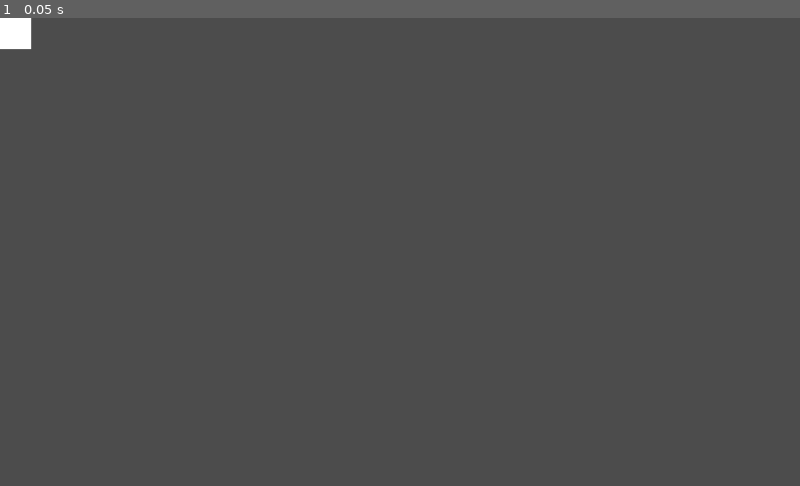
Above: before the commit, frame 1.
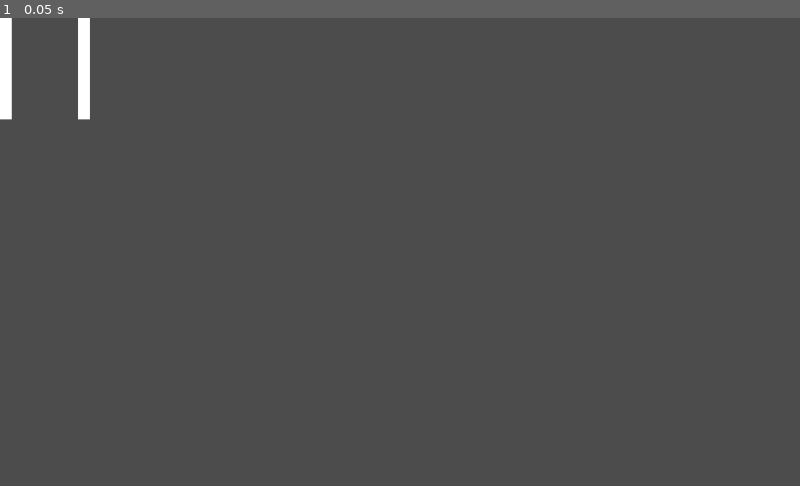
Above: after the commit, the same moment.

Repository: vitran96/gamedev-journey
Game: Godot game, scene res://main.tscn
Same seed, same stepped clock (60 frames per second), same inputs: the game is played once before the commit and once after it.
Inputs:
- Up to frame 1 (0.05 s): no input

The runs differ from the first frame. In frame 1, 0.7% of the frame differs, in the area x 0-12%, y 0-22%.

Commit message:
backup editor script to support assign resource

Diff:
--- /dev/null
+++ b/editor_scripts/assign_resources.gd
@@ -0,0 +1,39 @@
+tool
+extends EditorScript
+
+const player_scene := preload("res://player.tscn")
+
+func _run():
+	if not Engine.editor_hint:
+		print("This script only run once to init resource")
+		return
+
+	var scene := get_scene()
+
+	if scene.name != "GameScreen":
+		print("This script only work with Main game screen")
+		return
+
+	var children := scene.get_children()
+
+	# Delete player node
+	for child in children:
+		if child is Player:
+			scene.remove_child(child)
+			child.queue_free()
+
+	# Add new player node
+	var player1: Node2D = player_scene.instance()
+	player1.name = "Player1"
+	scene.add_child(player1)
+	player1.owner = scene
+	player1.position = Vector2(0, 0)
+
+
+	var player2 := player_scene.instance()
+	player2.name = "Player2"
+	scene.add_child(player2)
+	player2.owner = scene
+	player2.position = Vector2(100, 0)
+
+	print("Players added to GameScreen.")
--- /dev/null
+++ b/editor_scripts/resize_player.gd
@@ -0,0 +1,18 @@
+tool
+extends EditorScript
+
+const player_scene := preload("res://player.tscn")
+
+func _run():
+	if not Engine.editor_hint:
+		print("This script only run once to init resource")
+		return
+
+	var scene := get_scene()
+
+	if scene.name != "Player":
+		print("This script only work with Player screen")
+		return
+
+	print(ProjectSettings.get_setting("display/window/size/window_height_override"))
+	print(ProjectSettings.get_setting("display/window/size/window_width_override"))
--- a/main.tscn
+++ b/main.tscn
@@ -1,7 +1,13 @@
-[gd_scene load_steps=2 format=2]
+[gd_scene load_steps=3 format=2]
 
-[ext_resource path="res://slap.tscn" type="PackedScene" id=1]
+[ext_resource path="res://player.gd" type="Script" id=1]
+[ext_resource path="res://player.tscn" type="PackedScene" id=2]
 
-[node name="Node2D" type="Node2D"]
+[node name="GameScreen" type="Node2D"]
 
-[node name="Slap" parent="." instance=ExtResource( 1 )]
+[node name="Player1" type="Node2D" parent="." instance=ExtResource( 2 )]
+script = ExtResource( 1 )
+
+[node name="Player2" type="Node2D" parent="." instance=ExtResource( 2 )]
+position = Vector2( 100, 0 )
+script = ExtResource( 1 )
--- /dev/null
+++ b/player.gd
@@ -0,0 +1,19 @@
+extends Node
+class_name Player
+
+
+# Declare member variables here. Examples:
+# var a: int = 2
+# var b: String = "text"
+
+
+# Called when the node enters the scene tree for the first time.
+func _ready() -> void:
+	pass # Replace with function body.
+
+
+func set_width(w: int) -> void:
+	$ColorRect.rect_size.x = w
+
+func set_height(h: int) -> void:
+	$ColorRect.rect_size.y = h
--- /dev/null
+++ b/player.tscn
@@ -0,0 +1,13 @@
+[gd_scene load_steps=2 format=2]
+
+[ext_resource path="res://player.gd" type="Script" id=1]
+
+[node name="Player" type="Node2D"]
+script = ExtResource( 1 )
+
+[node name="ColorRect" type="ColorRect" parent="."]
+margin_right = 15.0
+margin_bottom = 130.0
+__meta__ = {
+"_edit_use_anchors_": false
+}
--- a/project.godot
+++ b/project.godot
@@ -8,9 +8,14 @@
 
 config_version=4
 
-_global_script_classes=[  ]
+_global_script_classes=[ {
+"base": "Node",
+"class": "Player",
+"language": "GDScript",
+"path": "res://player.gd"
+} ]
 _global_script_class_icons={
-
+"Player": ""
 }
 
 [application]
@@ -19,6 +24,14 @@
 run/main_scene="res://main.tscn"
 config/icon="res://icon.png"
 
+[editor_plugins]
+
+enabled=PoolStringArray( "terminal" )
+
+[gdnative]
+
+singletons=[  ]
+
 [rendering]
 
 environment/default_environment="res://default_env.tres"
--- a/slap.tscn
+++ /dev/null
@@ -1,10 +0,0 @@
-[gd_scene format=2]
-
-[node name="Slap" type="Node2D"]
-
-[node name="ColorRect" type="ColorRect" parent="."]
-margin_right = 40.0
-margin_bottom = 40.0
-__meta__ = {
-"_edit_use_anchors_": false
-}
Not shown, added: addons/terminal/dock.tscn
Not shown, added: addons/terminal/plugin.cfg
Not shown, added: addons/terminal/plugin.gd
Not shown, added: addons/terminal/previews/.gdignore
Binary file added: addons/terminal/previews/godot_preview_terminal.png
Not shown, added: addons/terminal/term.gd
Binary file added: addons/terminal/theme/LiberationMono-Regular.ttf
Not shown, added: addons/terminal/theme/black.tres
Not shown, added: addons/terminal/theme/theme.tres
Not shown, added: LICENSE
Not shown, added: README.md
Not shown, added: addons/.gitkeep
(and 1 more such lines)
